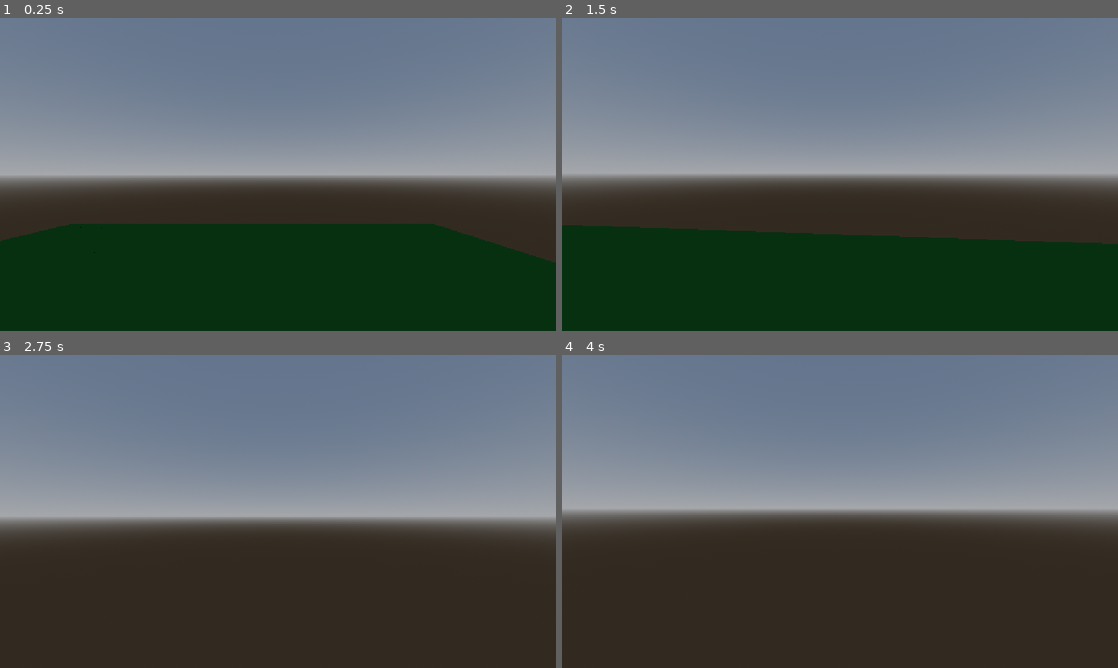
Above: before the commit, frames 1-4 (two rows, left to right).
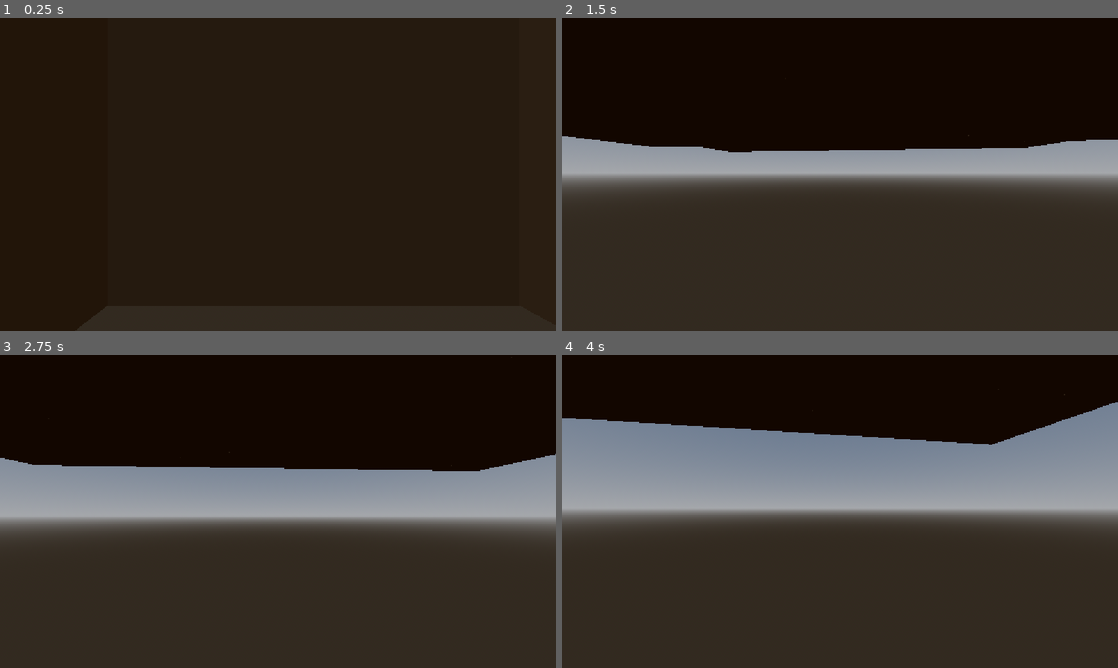
Above: after the commit, the same moments.

Repository: santirincon401-art/minejam
Game: Godot game, scene res://main.tscn
The game is run twice, just before and just after one commit, with the same random seed, the same clock (stepped at 60 frames per second) and the same inputs.
Inputs (mouse positions are in pixels of both pictures, inside the frame that each line leads up to):
- Up to frame 1 (0.25 s): no input
- Up to frame 2 (1.5 s): move the mouse to (867, 174) at 0.52 s; hold Shift (crouch, bound only after the commit) 0.53-1.28 s; hold W (move_forward) from 0.53 s (still down); click (867, 174) at 0.67 s; tap Space (jump) at 0.77, 0.8, 1.07, 1.35 s; move the mouse to (812, 174) at 1.27 s; click (812, 174) at 1.42 s
- Up to frame 3 (2.75 s): keep holding W (move_forward); tap Space (jump) at 1.52, 1.82, 2.3 s; tap Shift (crouch, bound only after the commit) at 1.55 s; move the mouse to (289, 505) at 2.02 s; hold Shift (crouch, bound only after the commit) from 2.03 s (still down); click (289, 505) at 2.17 s
- Up to frame 4 (4 s): keep holding W (move_forward); move the mouse to (834, 517) at 2.77 s; release Shift (crouch, bound only after the commit) at 2.78 s; tap Shift (crouch, bound only after the commit) at 2.85 s; click (834, 517) at 2.92 s; tap Space (jump) at 3.02, 3.32, 3.6, 3.77 s; move the mouse to (878, 514) at 3.52 s; click (878, 514) at 3.67 s

The runs differ from the first frame. In frame 1, 91% of the frame differs, in the area x 0-100%, y 0-100%; in frame 2, 72%; in frame 3, 36%; in frame 4, 24%.

Commit message:
generacion de terreno por chunks

Diff:
--- /dev/null
+++ b/chunk.tscn
@@ -0,0 +1,13 @@
+[gd_scene format=3 uid="uid://bueataal5ca1r"]
+
+[ext_resource type="Script" uid="uid://cw3xlqkid75d0" path="res://mesh_instance_3d.gd" id="1_kdh3y"]
+
+[sub_resource type="ArrayMesh" id="ArrayMesh_8w0r3"]
+
+[node name="StaticBody3D" type="StaticBody3D" unique_id=1846092008]
+script = ExtResource("1_kdh3y")
+
+[node name="CollisionShape3D" type="CollisionShape3D" parent="." unique_id=593698707]
+
+[node name="MeshInstance3D" type="MeshInstance3D" parent="." unique_id=1315876948]
+mesh = SubResource("ArrayMesh_8w0r3")
--- a/generator.gd
+++ /dev/null
@@ -1,33 +0,0 @@
-extends Node3D
-
-@export var bloque: PackedScene
-@export var player: CharacterBody3D
-
-var ancho = 16
-
-func _ready() -> void:
-	generar_mundo()
-
-
-func generar_mundo() -> void:
-
-	if not bloque or not player:
-		print("Falta asignar el bloque o el jugador")
-		return
-
-	var posicion_jugador = player.global_position
-
-	var inicio_x = floori(posicion_jugador.x) - ancho / 2
-	var inicio_z = floori(posicion_jugador.z) - ancho / 2
-
-	for x in range(ancho):
-		for z in range(ancho):
-
-			var voxel = bloque.instantiate()
-			add_child(voxel)
-
-			voxel.global_position = Vector3(
-				inicio_x + x,
-				0,
-				inicio_z + z
-			)
--- a/main.tscn
+++ b/main.tscn
@@ -1,17 +1,27 @@
 [gd_scene format=3 uid="uid://87bej0b10rvo"]
 
-[ext_resource type="PackedScene" uid="uid://nm31aa80pbad" path="res://world.tscn" id="1_0xm2m"]
-[ext_resource type="Script" uid="uid://vlerydnaylnw" path="res://generator.gd" id="1_1bvp3"]
+[ext_resource type="Script" uid="uid://cb2im1rswo6pl" path="res://world.gd" id="1_h2yge"]
 [ext_resource type="PackedScene" uid="uid://87r1wmic637k" path="res://player/player.tscn" id="2_h2yge"]
-[ext_resource type="PackedScene" uid="uid://buxr44ik52hrw" path="res://voxels/voxel_1.tscn" id="2_lquwl"]
+[ext_resource type="PackedScene" uid="uid://bueataal5ca1r" path="res://chunk.tscn" id="3_h2yge"]
 
-[node name="Node3D" type="Node3D" unique_id=1209658938 node_paths=PackedStringArray("player")]
-script = ExtResource("1_1bvp3")
-bloque = ExtResource("2_lquwl")
-player = NodePath("Player")
+[sub_resource type="ProceduralSkyMaterial" id="ProceduralSkyMaterial_0xm2m"]
 
-[node name="world" parent="." unique_id=1720396603 instance=ExtResource("1_0xm2m")]
-transform = Transform3D(1, 0, 0, 0, 1, 0, 0, 0, 1, 0.671708, -0.49258423, 0.3026209)
+[sub_resource type="Sky" id="Sky_h4t55"]
+sky_material = SubResource("ProceduralSkyMaterial_0xm2m")
+
+[sub_resource type="Environment" id="Environment_h2yge"]
+background_mode = 2
+sky = SubResource("Sky_h4t55")
+
+[node name="world" type="Node3D" unique_id=1209658938 node_paths=PackedStringArray("jugador")]
+script = ExtResource("1_h2yge")
+escena_chunk = ExtResource("3_h2yge")
+jugador = NodePath("Player")
 
 [node name="Player" parent="." unique_id=2043259858 instance=ExtResource("2_h2yge")]
 transform = Transform3D(1, 0, 0, 0, 1, 0, 0, 0, 1, -6.3629417, 3.0102975, -5.5461464)
+
+[node name="StaticBody3D" parent="." unique_id=1846092008 instance=ExtResource("3_h2yge")]
+
+[node name="WorldEnvironment2" type="WorldEnvironment" parent="." unique_id=1353063596]
+environment = SubResource("Environment_h2yge")
--- /dev/null
+++ b/mesh_instance_3d.gd
@@ -0,0 +1,125 @@
+class_name chunk
+extends StaticBody3D
+
+# --- Nodos hijos: arrastra aquí desde el inspector ---
+@export var mesh_instance: MeshInstance3D
+@export var collision_shape: CollisionShape3D
+
+@export var coordenada_chunk := Vector2i.ZERO
+# Déjalo activado si pones el chunk a mano en la escena; el manager lo desactiva
+@export var generar_automatico := true
+
+const TAMAÑO_CHUNK: int = 10
+const ALTURA_MAXIMA := 50
+const ALTURA_MINIMA := 1
+
+var bloques: Dictionary = {}  # Vector3i -> true
+
+const VERTICES_CUBO: Array[Vector3] = [
+	Vector3(-0.5, -0.5,  0.5), Vector3( 0.5, -0.5,  0.5),
+	Vector3( 0.5,  0.5,  0.5), Vector3(-0.5,  0.5,  0.5),
+	Vector3(-0.5, -0.5, -0.5), Vector3( 0.5, -0.5, -0.5),
+	Vector3( 0.5,  0.5, -0.5), Vector3(-0.5,  0.5, -0.5)
+]
+
+const CARAS: Array = [
+	[0, 1, 2, 3], # +Z
+	[5, 4, 7, 6], # -Z
+	[1, 5, 6, 2], # +X
+	[4, 0, 3, 7], # -X
+	[3, 2, 6, 7], # +Y (superior)
+	[4, 5, 1, 0], # -Y
+]
+
+const DIRECCIONES: Array[Vector3i] = [
+	Vector3i(0, 0, 1), Vector3i(0, 0, -1),
+	Vector3i(1, 0, 0), Vector3i(-1, 0, 0),
+	Vector3i(0, 1, 0), Vector3i(0, -1, 0),
+]
+
+# Una cara es un cuadrado de 4 vértices = 2 triángulos de 3
+const TRIANGULOS := [0, 2, 1, 0, 3, 2]
+
+const COLOR_PASTO := Color(0.25, 0.7, 0.25)
+const COLOR_TIERRA := Color(0.45, 0.3, 0.15)
+
+
+func _ready() -> void:
+	# Si lo pones en la escena a mano, se genera solo.
+	# Si lo crea un manager por código, llama tú a generar() después de asignar los datos.
+	if generar_automatico and mesh_instance != null and collision_shape != null:
+		generar()
+
+
+# Si no arrastraste los nodos en el inspector, los busca solos entre los hijos
+func _buscar_nodos() -> void:
+	for hijo in get_children():
+		if mesh_instance == null and hijo is MeshInstance3D:
+			mesh_instance = hijo
+		elif collision_shape == null and hijo is CollisionShape3D:
+			collision_shape = hijo
+
+
+# Hace todo el proceso: datos -> malla -> colisión
+func generar(ruido: FastNoiseLite = null) -> void:
+	_buscar_nodos()
+	if mesh_instance == null or collision_shape == null:
+		push_error("chunk: faltan los nodos MeshInstance3D y/o CollisionShape3D como hijos de la escena.")
+		return
+	position = Vector3(coordenada_chunk.x * TAMAÑO_CHUNK, 0, coordenada_chunk.y * TAMAÑO_CHUNK)
+	generar_data(ruido)
+	construir_malla()
+	construir_colision()
+
+
+# SOLO llena el diccionario "bloques" (no dibuja nada).
+# Sin ruido: terreno plano de 20 bloques de alto.
+# Con ruido (FastNoiseLite): colinas.
+func generar_data(ruido: FastNoiseLite = null) -> void:
+	bloques.clear()
+
+	for x in range(TAMAÑO_CHUNK):
+		for z in range(TAMAÑO_CHUNK):
+			var altura := 20
+			if ruido != null:
+				# Posición en el mundo, para que los chunks vecinos encajen
+				var mundo_x := coordenada_chunk.x * TAMAÑO_CHUNK + x
+				var mundo_z := coordenada_chunk.y * TAMAÑO_CHUNK + z
+				var n := ruido.get_noise_2d(mundo_x, mundo_z)  # entre -1 y 1
+				altura = int(remap(n, -1.0, 1.0, ALTURA_MINIMA, ALTURA_MAXIMA))
+
+			for y in range(altura):
+				bloques[Vector3i(x, y, z)] = true
+
+
+func construir_malla() -> void:
+	var st := SurfaceTool.new()
+	st.begin(Mesh.PRIMITIVE_TRIANGLES)
+
+	var material := StandardMaterial3D.new()
+	material.vertex_color_use_as_albedo = true
+	st.set_material(material)
+
+	for pos in bloques:
+		for i in range(6):
+			if bloques.has(pos + DIRECCIONES[i]):
+				continue  # cara tapada por un vecino
+
+			# Normal y color valen para todos los vértices que se añadan después
+			st.set_normal(Vector3(DIRECCIONES[i]))
+			st.set_color(COLOR_PASTO if i == 4 else COLOR_TIERRA)
+
+			for t in TRIANGULOS:
+				st.add_vertex(VERTICES_CUBO[CARAS[i][t]] + Vector3(pos))
+
+	# La malla se guarda en el MeshInstance3D (el StaticBody3D no tiene "mesh")
+	mesh_instance.mesh = st.commit()
+
+
+func construir_colision() -> void:
+	var m := mesh_instance.mesh
+	if m == null or m.get_surface_count() == 0:
+		collision_shape.shape = null
+		return
+	# Crea la forma de colisión a partir de la malla y se la da al CollisionShape3D
+	collision_shape.shape = m.create_trimesh_shape()
--- a/player/player.gd
+++ b/player/player.gd
@@ -4,6 +4,10 @@
 var speed := 5.0
 var gravity := 9.8
 var jump := 4.0
+var volando := false
+var velocidad_vuelo := 10.0
+var tiempo_doble_toque := 0.3
+var ultimo_toque_salto := -1.0
 
 @onready var head: Node3D = $Head
 @onready var raycast3D: RayCast3D = $Head/Camera3D/RayCast3D
@@ -16,15 +20,33 @@
 	var input_dir := Input.get_vector("move_left", "move_right", "move_forward", "move_backward")
 	var direccion := (transform.basis * Vector3(input_dir.x, 0, input_dir.y)).normalized()
 
-	velocity.x = direccion.x * speed
-	velocity.z = direccion.z * speed
+	# Detectar doble toque de salto (funciona también en el aire)
+	if Input.is_action_just_pressed("jump"):
+		var ahora := Time.get_ticks_msec() / 1000.0
+		if ahora - ultimo_toque_salto <= tiempo_doble_toque:
+			volando = not volando
+			velocity.y = 0.0
+			ultimo_toque_salto = -1.0
+		else:
+			ultimo_toque_salto = ahora
 
-	if not is_on_floor():
-		velocity.y -= gravity * delta
-	elif Input.is_action_just_pressed("jump"):
-		velocity.y = jump
+	if volando:
+		velocity.x = direccion.x * velocidad_vuelo
+		velocity.z = direccion.z * velocidad_vuelo
+		velocity.y = Input.get_axis("crouch", "jump") * velocidad_vuelo
 
-	detectar_bloque()
+		# Aterrizar al bajar hasta el suelo
+		if is_on_floor() and Input.is_action_pressed("crouch"):
+			volando = false
+	else:
+		velocity.x = direccion.x * speed
+		velocity.z = direccion.z * speed
+
+		if not is_on_floor():
+			velocity.y -= gravity * delta
+		elif Input.is_action_just_pressed("jump"):
+			velocity.y = jump
+
 	move_and_slide()
 
 
@@ -36,28 +58,8 @@
 	elif event is InputEventMouseButton and event.pressed:
 		Input.mouse_mode = Input.MOUSE_MODE_CAPTURED
 
-	#romper bloque
-	if event is InputEventMouseButton and event.pressed:
-		if event.button_index == MOUSE_BUTTON_LEFT:
-			romper_bloque()
 
 func mover_camara(event: InputEventMouseMotion) -> void:
 	rotation.y -= event.relative.x * sensibilidad
 	head.rotation.x -= event.relative.y * sensibilidad
 	head.rotation.x = clampf(head.rotation.x, -1.5, 1.5)
-
-#logica bloques
-
-func detectar_bloque():
-	if raycast3D.is_colliding():
-		var objeto = raycast3D.get_collider()
-
-		if objeto != null and objeto.is_in_group("voxel"):
-			return objeto
-
-	return null
-
-func romper_bloque():
-	var bloque = detectar_bloque()
-	if bloque!= null:
-		bloque.destruir()
--- a/project.godot
+++ b/project.godot
@@ -51,6 +51,11 @@
 "events": [Object(InputEventKey,"resource_local_to_scene":false,"resource_name":"","device":-1,"window_id":0,"alt_press …(191 unchanged characters)…
 ]
 }
+crouch={
+"deadzone": 0.2,
+"events": [Object(InputEventKey,"resource_local_to_scene":false,"resource_name":"","device":-1,"window_id":0,"alt_pressed":false,"shift_pressed":false,"ctrl_pressed":false,"meta_pressed":false,"pressed":false,"keycode":0,"physical_keycode":4194325,"key_label":0,"unicode":0,"location":0,"echo":false,"script":null)
+]
+}
 
 [physics]
 
--- a/voxels/voxel_1.tscn
+++ /dev/null
@@ -1,64 +0,0 @@
-[gd_scene format=3 uid="uid://buxr44ik52hrw"]
-
-[sub_resource type="GDScript" id="GDScript_buf6v"]
-script/source = "extends StaticBody3D
-
-@onready var mesh: MeshInstance3D = $MeshInstance3D
-@onready var particulas: GPUParticles3D = $GPUParticles3D
-
-
-func destruir():
-	var efecto = particulas.duplicate()
-
-	get_tree().current_scene.add_child(efecto)
-
-	efecto.global_transform = particulas.global_transform
-	efecto.emitting = true
-
-	mesh.visible = false
-	$CollisionShape3D.set_deferred(\"disabled\", true)
-
-	queue_free()
-"
-
-[sub_resource type="StandardMaterial3D" id="StandardMaterial3D_buf6v"]
-albedo_color = Color(8.471012e-06, 0.4164962, 0.08307705, 1)
-
-[sub_resource type="BoxMesh" id="BoxMesh_w7mgy"]
-
-[sub_resource type="BoxShape3D" id="BoxShape3D_8w0r3"]
-
-[sub_resource type="StandardMaterial3D" id="StandardMaterial3D_8w0r3"]
-albedo_color = Color(0.47114855, 0.34425363, 0.1568886, 1)
-
-[sub_resource type="ParticleProcessMaterial" id="ParticleProcessMaterial_8w0r3"]
-particle_flag_damping_as_friction = true
-direction = Vector3(0, 1, 0)
-spread = 180.0
-initial_velocity_min = -1.25
-initial_velocity_max = 6.25
-gravity = Vector3(0, -12.675, 0)
-
-[sub_resource type="BoxMesh" id="BoxMesh_h4t55"]
-size = Vector3(0.09, 0.09, 0.09)
-
-[node name="voxel1" type="StaticBody3D" unique_id=1617060078 groups=["voxel"]]
-script = SubResource("GDScript_buf6v")
-
-[node name="MeshInstance3D" type="MeshInstance3D" parent="." unique_id=1014268130]
-material_override = SubResource("StandardMaterial3D_buf6v")
-mesh = SubResource("BoxMesh_w7mgy")
-
-[node name="CollisionShape3D" type="CollisionShape3D" parent="." unique_id=1921949603]
-shape = SubResource("BoxShape3D_8w0r3")
-
-[node name="GPUParticles3D" type="GPUParticles3D" parent="." unique_id=2106184759]
-material_override = SubResource("StandardMaterial3D_8w0r3")
-emitting = false
-amount = 12
-lifetime = 0.4
-one_shot = true
-speed_scale = 0.8
-explosiveness = 1.0
-process_material = SubResource("ParticleProcessMaterial_8w0r3")
-draw_pass_1 = SubResource("BoxMesh_h4t55")
--- /dev/null
+++ b/world.gd
@@ -0,0 +1,70 @@
+extends Node3D
+# Crea y borra chunks alrededor del jugador.
+
+@export var escena_chunk: PackedScene      # arrastra aquí tu escena chunk.tscn
+@export var jugador: Node3D                # arrastra aquí tu jugador
+@export var distancia_render := 4          # cuántos chunks se ven en cada dirección
+@export var chunks_por_frame := 1          # cuántos chunks se crean por frame
+
+var ruido := FastNoiseLite.new()
+var chunks := {}                           # Vector2i -> chunk
+var pendientes: Array[Vector2i] = []       # chunks por crear
+var ultimo_chunk_jugador := Vector2i(999999, 999999)
+
+
+func _ready() -> void:
+	ruido.seed = randi()
+	ruido.noise_type = FastNoiseLite.TYPE_SIMPLEX_SMOOTH
+	ruido.frequency = 0.02                 # más bajo = colinas más anchas
+
+
+func _process(_delta: float) -> void:
+	if jugador == null or escena_chunk == null:
+		return
+
+	var actual := _mundo_a_chunk(jugador.global_position)
+
+	# Solo recalculamos cuando el jugador cambia de chunk
+	if actual != ultimo_chunk_jugador:
+		ultimo_chunk_jugador = actual
+		_actualizar_chunks(actual)
+
+	# Creamos pocos chunks por frame para que no se congele
+	for i in chunks_por_frame:
+		if pendientes.is_empty():
+			break
+		_crear_chunk(pendientes.pop_front())
+
+
+func _mundo_a_chunk(pos: Vector3) -> Vector2i:
+	return Vector2i(floori(pos.x / chunk.TAMAÑO_CHUNK), floori(pos.z / chunk.TAMAÑO_CHUNK))
+
+
+func _actualizar_chunks(centro: Vector2i) -> void:
+	# 1) Qué chunks faltan
+	pendientes.clear()
+	for x in range(centro.x - distancia_render, centro.x + distancia_render + 1):
+		for z in range(centro.y - distancia_render, centro.y + distancia_render + 1):
+			var p := Vector2i(x, z)
+			if not chunks.has(p):
+				pendientes.append(p)
+
+	# Los más cercanos al jugador primero
+	pendientes.sort_custom(func(a: Vector2i, b: Vector2i): return a.distance_squared_to(centro) < b.distance_squared_to(centro))
+
+	# 2) Borrar los que quedaron muy lejos
+	for p in chunks.keys():
+		if absi(p.x - centro.x) > distancia_render + 1 or absi(p.y - centro.y) > distancia_render + 1:
+			chunks[p].queue_free()
+			chunks.erase(p)
+
+
+func _crear_chunk(p: Vector2i) -> void:
+	if chunks.has(p):
+		return
+	var c: chunk = escena_chunk.instantiate()
+	c.coordenada_chunk = p
+	c.generar_automatico = false           # el manager lo genera, no el propio chunk
+	add_child(c)
+	c.generar(ruido)
+	chunks[p] = c
--- a/world.tscn
+++ b/world.tscn
@@ -1,20 +1,5 @@
 [gd_scene format=3 uid="uid://nm31aa80pbad"]
-
-[ext_resource type="Script" uid="uid://vlerydnaylnw" path="res://generator.gd" id="1_f3sb7"]
-
-[sub_resource type="ProceduralSkyMaterial" id="ProceduralSkyMaterial_w7mgy"]
-
-[sub_resource type="Sky" id="Sky_h4t55"]
-sky_material = SubResource("ProceduralSkyMaterial_w7mgy")
-
-[sub_resource type="Environment" id="Environment_8w0r3"]
-background_mode = 2
-sky = SubResource("Sky_h4t55")
 
 [node name="world" type="Node3D" unique_id=1720396603]
 
-[node name="WorldEnvironment" type="WorldEnvironment" parent="." unique_id=1091546005]
-environment = SubResource("Environment_8w0r3")
-
 [node name="Node3D" type="Node3D" parent="." unique_id=797645803]
-script = ExtResource("1_f3sb7")
Not shown, added: mesh_instance_3d.gd.uid
Not shown, added: world.gd.uid
